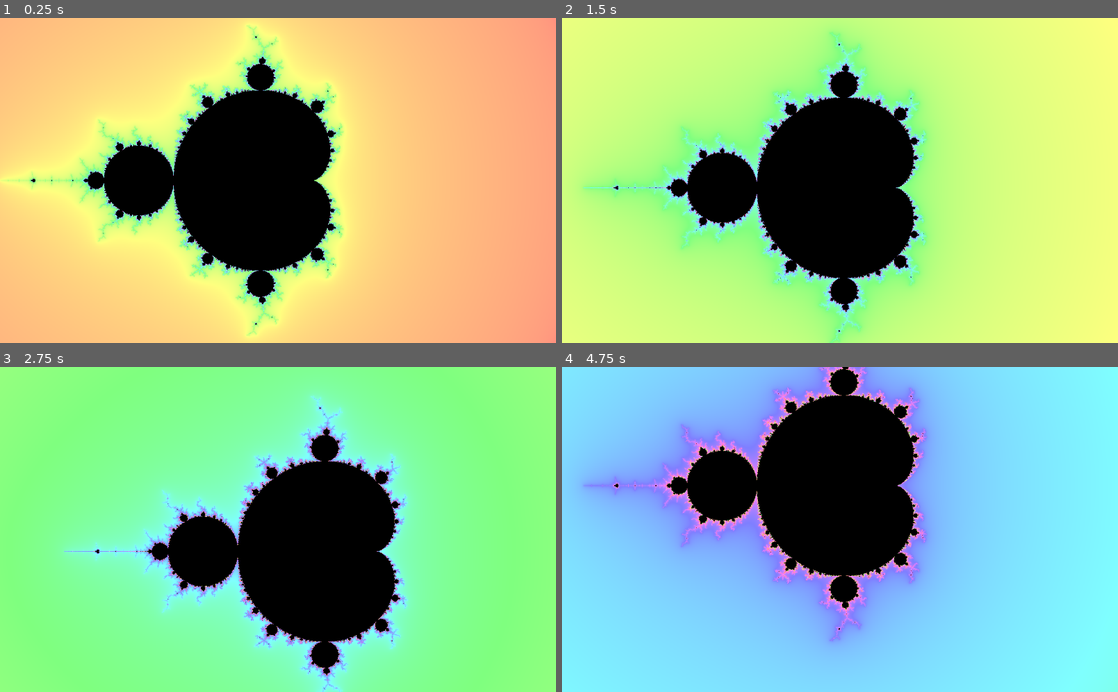
Above: before the commit, frames 1-4 (two rows, left to right).
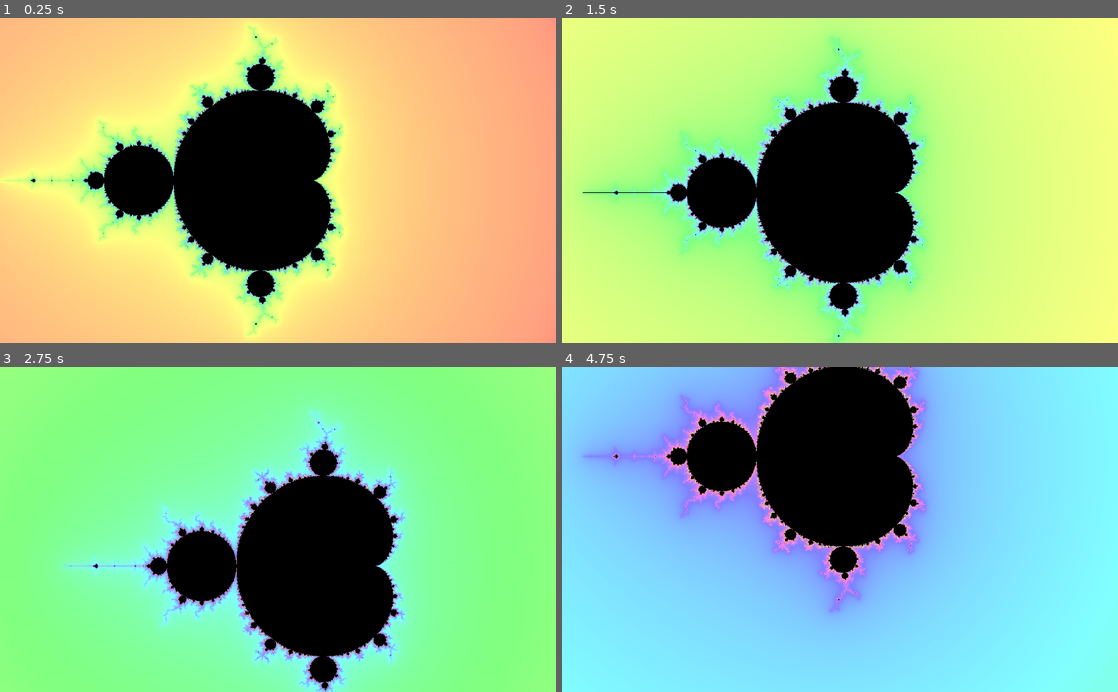
Above: after the commit, the same moments.

Repository: kiwijuice56/web-mandelbrot
Game: Godot game, scene res://FractalNavigation.tscn
Same seed, same stepped clock (60 frames per second), same inputs: the game is played once before the commit and once after it.
Inputs (mouse positions are in pixels of both pictures, inside the frame that each line leads up to):
- Up to frame 1 (0.25 s): no input
- Up to frame 2 (1.5 s): move the mouse to (962, 164) at 0.52 s; click (962, 164) at 0.67 s; drag from (728, 196) to (812, 245) at 1.27 s
- Up to frame 3 (2.75 s): move the mouse to (333, 458) at 2.02 s; click (333, 458) at 2.17 s
- Up to frame 4 (4.75 s): drag from (812, 594) to (673, 480) at 2.77 s; move the mouse to (1006, 578) at 3.52 s; click (1006, 578) at 3.67 s; drag from (673, 480) to (756, 448) at 4.27 s

The runs differ from the first frame. In frame 2, 6.1% of the frame differs, in the area x 3-66%, y 4-100%; in frame 3, 12%; in frame 4, 18%, in the area x 3-66%, y 0-87%.

Commit message:
Fixed GLES2 bugs

Diff:
--- a/FractalNavigation.tscn
+++ b/FractalNavigation.tscn
@@ -9,9 +9,7 @@
 shader_param/x_max = 2.0
 shader_param/y_min = -1.0
 shader_param/y_max = 2.0
-shader_param/max_iter = 256
 shader_param/shimmer_speed = 0.1
-shader_param/extra_iter = 4
 
 [node name="FractalNavigation" type="ColorRect"]
 material = SubResource( 1 )
--- a/fractal_navigation.gd
+++ b/fractal_navigation.gd
@@ -3,7 +3,7 @@
 extends ColorRect
 
 export var zoom_sens: float = 0.06
-export var drag_speed: float = 0.003
+export var drag_speed: float = 0.005
 
 var pos_min: Vector2 setget set_pos_min, get_pos_min
 var pos_max: Vector2 setget set_pos_max, get_pos_max
@@ -47,8 +47,10 @@
 
 func _input(event: InputEvent) -> void:
 	if event is InputEventMouseMotion and Input.is_mouse_button_pressed(BUTTON_LEFT):
-		init_pos_max -= zoom * event.relative * drag_speed
-		init_pos_min -= zoom * event.relative * drag_speed
+		var move_vector: Vector2 = event.relative
+		move_vector.x *= get_aspect_ratio()
+		init_pos_max -= zoom * move_vector * drag_speed
+		init_pos_min -= zoom * move_vector * drag_speed
 	if event is InputEventMouseButton:
 		if Input.is_mouse_button_pressed(BUTTON_WHEEL_UP):
 			zoom_vel = 1 - zoom_sens
@@ -61,9 +63,8 @@
 	update_window()
 
 func update_window() -> void:
-	var height: float = get_viewport().size.y
-	var width: float = get_viewport().size.x
-	var aspect_ratio: float = height / width;
+
+	var aspect_ratio: float = get_aspect_ratio()
 
 	var x_center: float = (init_pos_max.x - init_pos_min.x) / 2.0
 	var x_new_range: float = zoom * (init_pos_max.x - init_pos_min.x)
@@ -76,3 +77,8 @@
 
 	self.pos_min.y *= aspect_ratio
 	self.pos_max.y *= aspect_ratio
+
+func get_aspect_ratio() -> float:
+	var height: float = get_viewport().size.y
+	var width: float = get_viewport().size.x
+	return height / width
--- a/mandelbrot_fractal.tres
+++ b/mandelbrot_fractal.tres
@@ -8,15 +8,8 @@
 uniform float x_min = 512; uniform float x_max = 512;
 uniform float y_min = 512; uniform float y_max = 512;
 
-// The maximum amount of iterations per pixel, aka the resolution of the fractal.
-// Values in the range of [32, 512] are reasonable, depending on the device
-uniform int max_iter = 32;
-
 // How fast the palette is cycled through, proportional to the change in `TIME`
 uniform float shimmer_speed = 0.1;
-
-// How many extra iterations are taken to reduce colorbanding after a pixel is calcualted
-uniform int extra_iter = 6;
 
 // http://lolengine.net/blog/2013/07/27/rgb-to-hsv-in-glsl
 vec3 hsv2rgb(vec3 c) {
@@ -46,36 +39,42 @@
 	float y0 = y;
 
 	int iter = 0;
+	COLOR.rgb = vec3(0.5, 0.2, 0.9);
 
 	// https://en.wikipedia.org/wiki/Mandelbrot_set
-	while (x * x + y * y < 4.0 && iter < max_iter) {
-		// x = abs(x); y = abs(y); Uncomment for burning ship fractal
+	// For some reason, WebGL has some odd limitations that won't allow the shader to compile
+	// if a non-constant is used for loops
+	for (int i = 0; i < 256; i++) {
 		float xtemp = x * x - y * y + x0;
 		y = 2.0 * x * y + y0;
 		x = xtemp;
 		iter++;
+		if (x * x + y * y > 4.0) {
+			break;
+		}
 	}
 
-	if (iter == max_iter) {
+	if (iter == 256) {
 		COLOR.rgb = vec3(0.0);
 	} else {
 		// Here is where we calculate `mu` for coloration
 
 		// We take some extra iterations for a smaller error in the coloration
-		int iter_total = iter + extra_iter;
-		for (iter = iter; iter < iter_total; iter++) {
+		for (int extra_iter = 0; extra_iter < 4; extra_iter++) {
 			// x = abs(x); y = abs(y); Uncomment for burning ship fractal
 			float xtemp = x * x - y * y + x0;
 			y = 2.0 * x * y + y0;
 			x = xtemp;
+			iter++;
 		}
 
 		float modulus = sqrt(x * x + y * y);
-		float mu = max(0, (float(iter) - log(log(modulus)) / log(2.0))) / float(max_iter);
+		float mu = max(0, (float(iter) - log(log(modulus)) / log(2.0))) / 256.0;
 
 		// `mu` is still in the range [0, 1], but the curve is shifted to spread the color
 		// values farther from the high iteration values, which are rarely reached
 		mu = sqrt(mu);
 		COLOR.rgb = color_cell(mu);
 	}
+
 }"
--- a/project.godot
+++ b/project.godot
@@ -20,7 +20,7 @@
 
 [application]
 
-config/name="gd3-mandelbrot-demo"
+config/name="web-mandelbrot"
 run/main_scene="res://FractalNavigation.tscn"
 config/icon="res://icon.png"
 
@@ -34,5 +34,6 @@
 
 [rendering]
 
+quality/driver/driver_name="GLES2"
 vram_compression/import_etc=true
 vram_compression/import_etc2=false
Binary file changed: docs/index.apple-touch-icon.png
Binary file changed: docs/index.icon.png
Not shown, changed: docs/index.html
Not shown, changed: docs/index.pck
